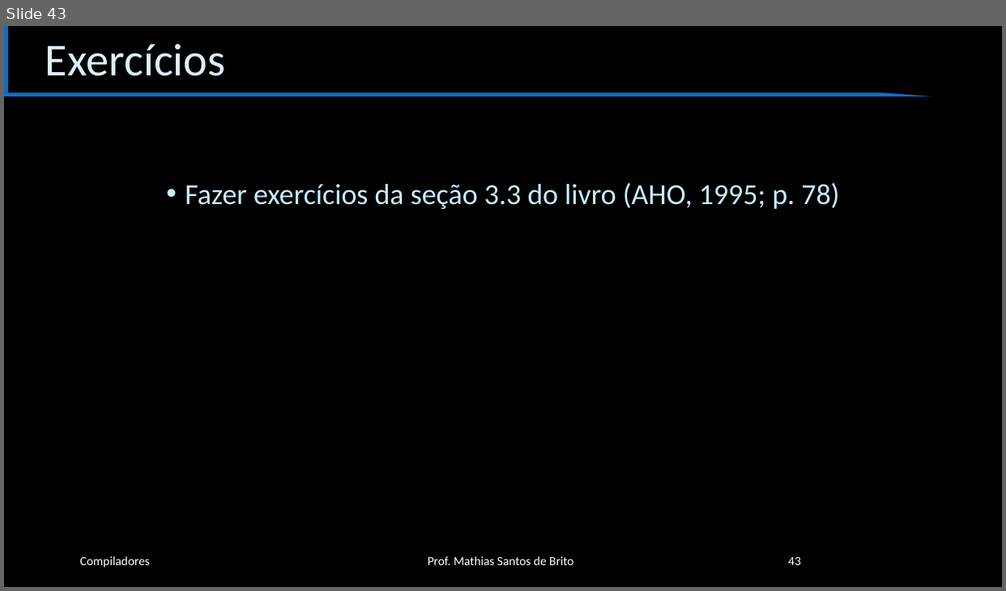
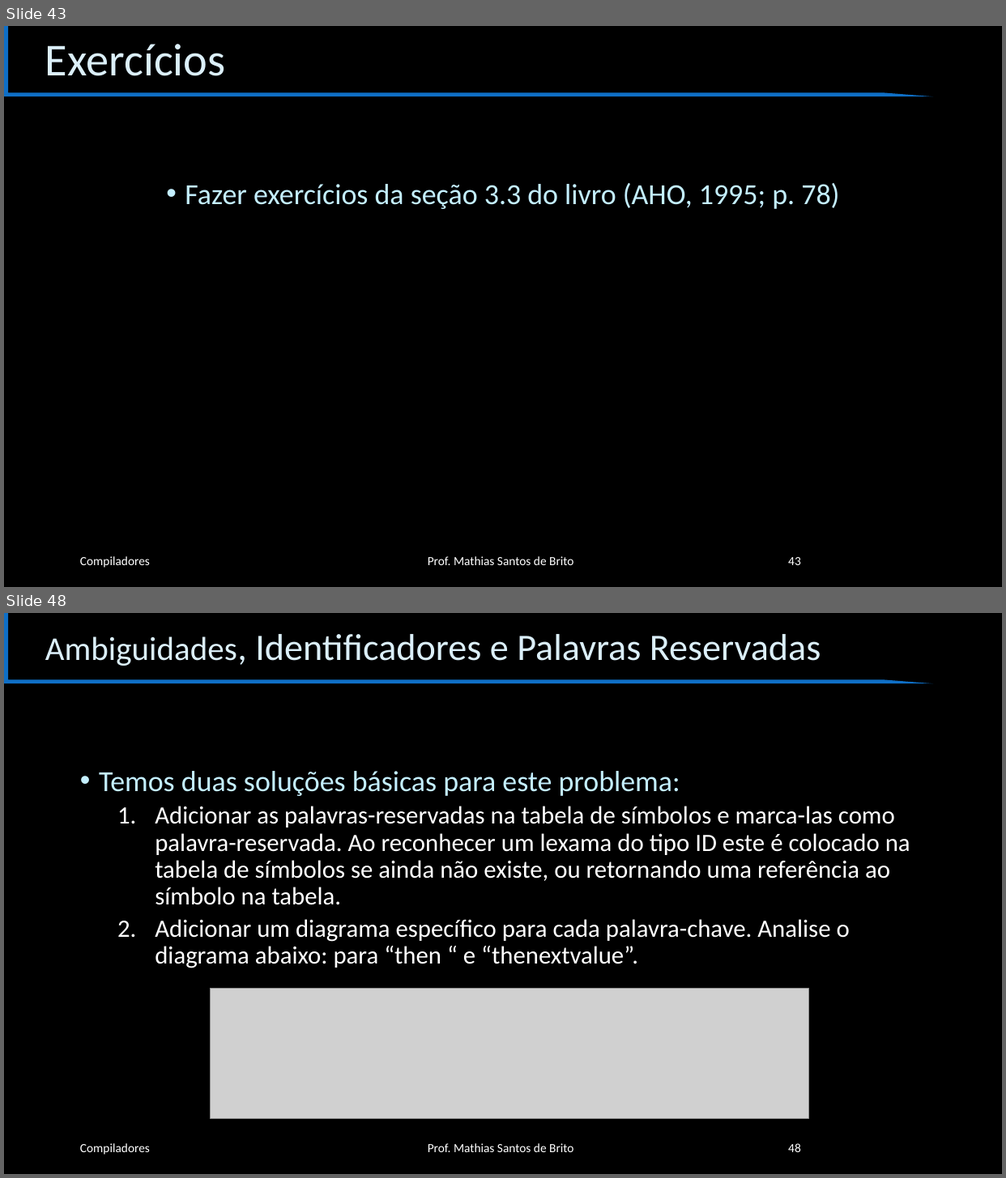
Before and after one commit to cet058-Org/2019.1, a slide deck: slides.pptx. Shown one above the other, each under a label of ours: slide 43 before the commit, slides 43 and 48 after it; the slides between them are not shown. The pictures are 1006x591 and 1006x1178 pixels, drawn with LibreOffice and Linux fonts; fonts in the diff are those of the drawing; grey boxes stand for pictures; background and template pictures are left out. Boxes give left, top, right and bottom in pixels: in the first picture for what was removed or moved away, otherwise in the second. Text is boxed around its words. In the diff, an @@ line names an element or a change of style, - is before the commit and + after.

```diff
--- a/slides.pptx
+++ b/slides.pptx
@@ slide 48 added at box(4, 613, 1002, 1174), background #000000; not listed: 1 template element that a slide beside it also shows @@
@@ title added at box(45, 634, 821, 666), 36 pt, text #DBEFF9 @@
+Ambiguidades, Identificadores e Palavras Reservadas
@@ text added at box(99, 771, 910, 969), 24 pt, text #FFFFFF @@
+• Temos duas soluções básicas para este problema:
+  1. Adicionar as palavras-reservadas na tabela de símbolos e marca-las como palavra-reservada. Ao reconhecer um lexama do tipo ID este é colocado na tabela de símbolos se ainda não existe, ou retornando uma referência ao símbolo na tabela.
+  2. Adicionar um diagrama específico para cada palavra-chave. Analise o diagrama abaixo: para “then “ e “thenextvalue”.
@@ picture added at box(211, 989, 809, 1119) @@
@@ text added at box(80, 1144, 150, 1155), 12 pt, text #FFFFFF @@
+Compiladores
@@ text added at box(428, 1144, 573, 1152), 12 pt, text #FFFFFF @@
+Prof. Mathias Santos de Brito
@@ page number added at box(788, 1144, 801, 1152), 12 pt, text #FFFFFF @@
+48
```
Also in this commit, not shown: 7 other slides added, 1 other file.
